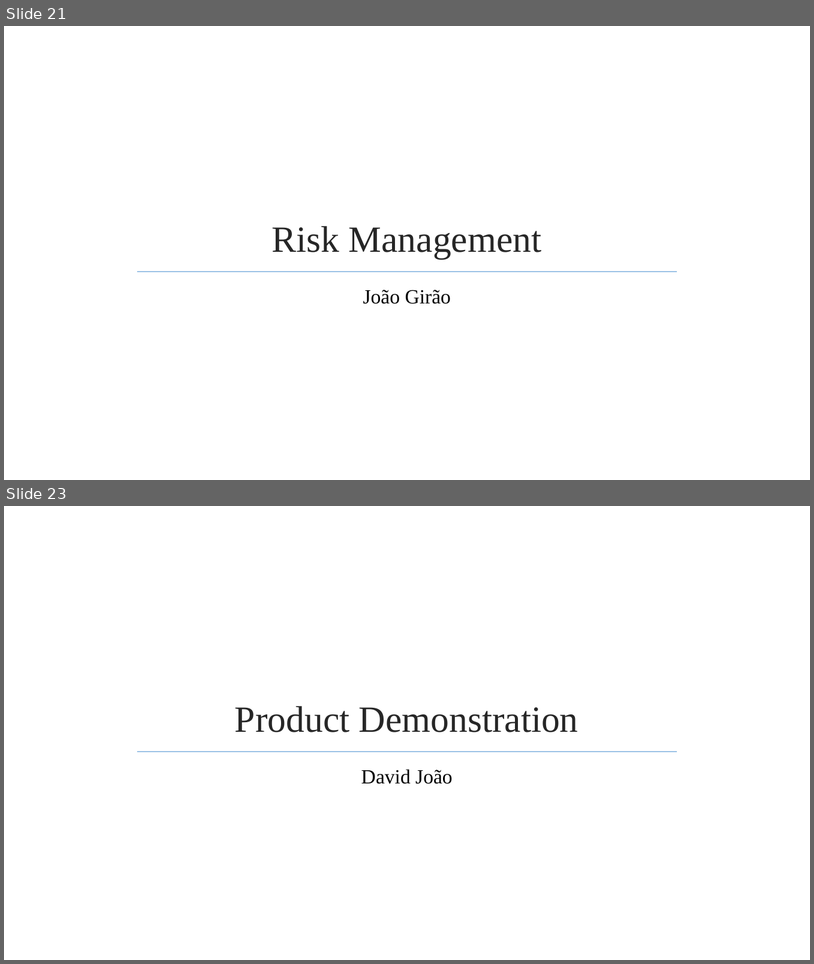
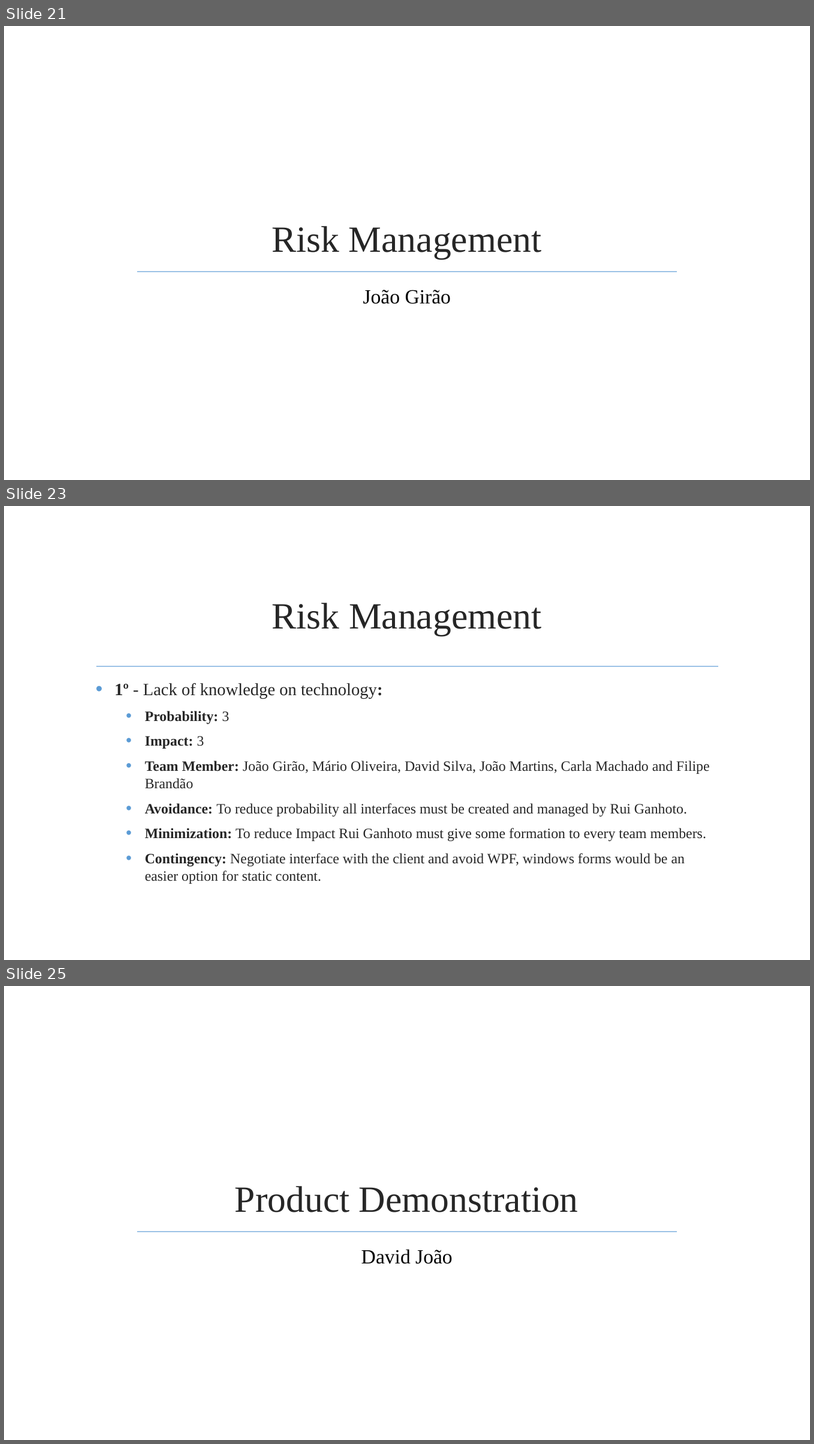
Before and after one commit to jmgirao/projetosoftware1213, a slide deck: Final Presentation/Presentation.pptx. Shown one above the other, each under a label of ours: slides 21 and 23 before the commit, slides 21, 23 and 25 after it; the slides between them are not shown. The pictures are 814x964 and 814x1444 pixels, drawn with LibreOffice and Linux fonts; fonts in the diff are those of the drawing; background and template pictures are left out. Boxes give left, top, right and bottom in pixels: in the first picture for what was removed or moved away, otherwise in the second. Text is boxed around its words. In the diff, an @@ line names an element or a change of style, - is before the commit and + after.

```diff
--- a/Final Presentation/Presentation.pptx
+++ b/Final Presentation/Presentation.pptx
@@ slide 23 added at (x1=4, y1=506, x2=810, y2=960), background picture (left out) @@
@@ title added at (x1=272, y1=603, x2=542, y2=636), 44 pt, text #262626 @@
+Risk Management
@@ line added from (96, 666) to (719, 666), #9DC3E6 1.25 pt @@
@@ text added at (x1=114, y1=683, x2=710, y2=883), 17 pt, text #262626 @@
+• 1º - Lack of knowledge on technology:
+  • Probability: 3
+  • Impact: 3
+  • Team Member: João Girão, Mário Oliveira, David Silva, João Martins, Carla Machado and Filipe Brandão
+  • Avoidance: To reduce probability all interfaces must be created and managed by Rui Ganhoto.
+  • Minimization: To reduce Impact Rui Ganhoto must give some formation to every team members.
+  • Contingency: Negotiate interface with the client and avoid WPF, windows forms would be an easier option for static content.
@@ what was slide 23 is now slide 25 @@
```
Also in this commit, not shown: 2 other slides added, 1 slide removed, 1 other file.
